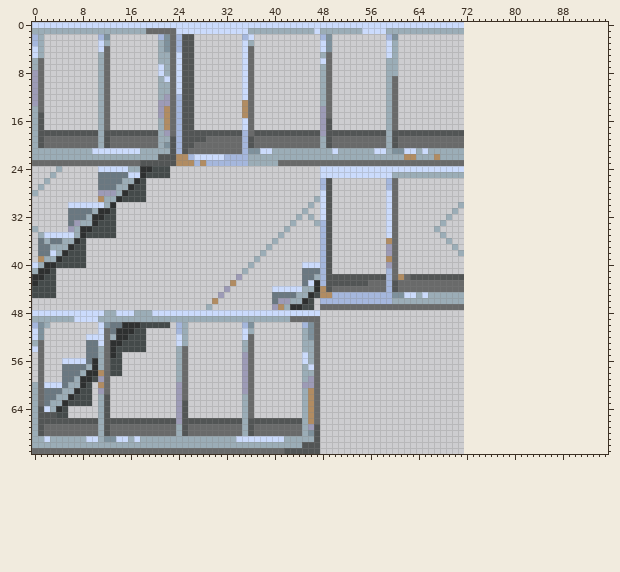
Two states of a sprite sheet, Assets/ObjectSprites/tilemaps/stairs.png. The picture above was drawn from the file before the commit.
The file is 72x72 pixels. The old version is drawn lined up with the new one, on the new canvas.
After:
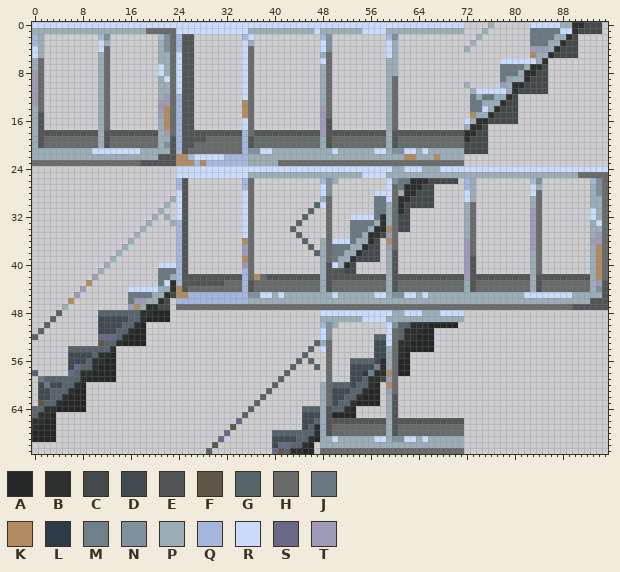
Palette (. is transparent): A #252727  B #2e3030  C #444a4a  D #414a50  E #525555  F #605649  G #57646c  H #696a6a  J #6a7881  K #b18c62  L #2b3c47  M #6f808a  N #7e919c  P #9badb7  Q #a5b7dd  R #cbdbfc  S #6b6988  T #9d9bb7
Diff:
canvas 72x72 -> 96x72
Changed rows in their new state; - is an unchanged pixel.
first column x 0:
 0 ----------------------------------------------------------------------------P------RRRRRPPBBCCC-
 1 ---------------------------------------------------------------------------P-------JJJJJRRBCCCC-
 2 --------------------------------------------------------------------------P--------JJJJPPBC-----
 3 -------------------------------------------------------------------------P---------JJJPPBCC-----
 4 ------------------------------------------------------------------------P----------TTTPBCCC-----
 5 -----------------------------------------------------------------------------------KPPBCCCC-----
 6 ------------------------------------------------------------------------------RRRRRRPB----------
 7 ------------------------------------------------------------------------------JJJJPBBC----------
 8 ------------------------------------------------------------------------------JJJPBBCC----------
 9 ------------------------------------------------------------------------------JTPPBCCC----------
10 ------------------------------------------------------------------------P-----TPBBCCCC----------
11 -------------------------------------------------------------------------PRRRRRPBCCCCC----------
12 -------------------------------------------------------------------------JPJJPPBC---------------
13 -------------------------------------------------------------------------JJPPPBCC---------------
14 -------------------------------------------------------------------------JJRPBCCC---------------
15 -------------------------------------------------------------------------KPPBCCCC---------------
16 ------------------------------------------------------------------------RPBBCCCCC---------------
17 ------------------------------------------------------------------------PBBC--------------------
18 ------------------------------------------------------------------------BBCC--------------------
19 ------------------------------------------------------------------------BCCC--------------------
20 ------------------------------------------------------------------------CCCC--------------------
21 ------------------------------------------------------------------------CCCC--------------------
24 ----.------............-RRRRRRRRRRRRRRRRRRRRRRRR------------PP---PPP----RRRRRRRRRRRRRRRRRRRRRRRR
25 ---.-------............-RRRRRRRRRRRRPPPPPPPPPPPPPPPPPPP----P------------PPPPPPPPPPPPPPPPPPPHHHHH
26 --.--------........-----QE---------QH------------NP--------RNJJBBBCCCCC-QP---------QN--------QNH
27 -.---------........-----QE---------QH-----------RN---------R-JBBBCC-----QP---------RP--------PNH
28 .----------........-----RE---------RH------------N-------RR--PBBCCC-----RP---------RH--------PNH
29 -----------........----PRE---------RH----------.PH-------JJ--BBCCCC-----RP---------PH--------PPH
30 ------........--------P-RE---------RH---------.G-H-------JJP-BCCCCC----.PH---------PH--------PPH
31 ------........-------P--RE---------RH--------.G-.H-------JJP-BC-------.-PH---------TH--------RPH
32 ------........------P-P-RE---------RH-------.G.-.H---RRRRJBP-CC------.--PH---------TH--------RPH
33 ------........-----P---PQE---------RH------.G--..H---JJJJPBP-CC-----.---PH---------TH--------PRH
34 .-----........----P-----QE---------RH-----.G----.H---JJJPBBK-CC----.----PH---------TH--------PPH
35 -.............---P------QE---------RH----.--G---.H---JJPBBCT--------.---PH---------TH--------PTH
36 -........-------P-------QE---------KH---.----G--PHRRRJPPBC-----------.--TH---------TH--------TTH
37 -........------P--------QE---------TH--.------G-PHJJJPPBCC------------.-TH---------TH--------PKH
38 -........-----P---------QE---------TH-.--------GPHJJPPBCCC-PE----------.TH---------PH--------PKH
39 -........----P----------QE---------KH.----------PHJPPBCCCC-PE-----------TE---------PH--------PKH
40 .........---P--------RRRQE---------TH--------...P-RPBC-----PE-----------TE---------PH--------PKH
41 ....-------P---------JJJQE---------QH--------...P-EECC-----PE-----------TE---------PH--------PKH
42 ....------T----------JJPQEEEEEEEEEEQHKHEEEEEEEEEP----------PEEE---------TEEEEEEEEEEPEEEEEEEEEPKH
43 ....-----K-----------JRBQEEEEEEEHHHQEHHHHHHHHHHHP-HHHHHH---P------------PEHHHHHHHHHPEHHHHHHHHPTE
44 ....----T-------RRRRRPPBKEHHHHHHHHHQEHHHHHHHHHHHP----------P------------PEHHHHHHHHHPEHHHHHHHHPNE
45 ....---T--------JJJJPPBCKKQQQQQQQQQQNNRRPRPP--PPPPRPPPPPPRRP------------PPPPPPPPPPRRRRRRRRPPPPPE
46 ------K---------JTTPPBC-QQQQQQQQQQQQPPPPPPP--PPPPPPPPPPPPPPP------------PPPPPPPPPPPPPPPPPPPPPEEE
47 -----P----------TKPBBCC-HHHHHHHHHHHHHHHHHHHHHHHH------------------------HHHHHHHHHHHHHHHHHHEEEEEE
48 ....G......GGGGGGGBBAAA.........................RRRRRRRRRRRRPPRRRPPPRRRR------------------------
49 ...G.......DDDDDGGBAAAA.........................PPPPPPPRRRRPPPPPPPPPPPPP------------------------
50 ..G--------DDDDGG-A....-..---------..--------...QNP--------RNGGBBBAAAAA-------------------------
51 .G---------DDDGG-AA-----..---------..--------...RN---------RHGBBBAA-----------------------------
52 G.-------..SSSG-AAA-----..---------..--------...RN-------GGRHGBBAAA-----------------------------
53 ..-------..FGG-AAAA-----..---------..--------..GPH-------DDRHBBAAAA-----------------------------
54 ..----GGGGGGG-.....-----..---------..--------.G.RH-------DDPHBAAAAA-----------------------------
55 -.----DDDDGBBA.---------..---------..--------G..-H-------DDPHBA---------------------------------
56 -.---.DDDG-BAA.---------..---------..-------G.G.-H---GGGGDBPHAA---------------------------------
57 -.---.DSGG-AAA.---------..---------..------G-..G-H---DDDDMBPHAA---------------------------------
58 G.---.SGB-AAAA.---------..---------..-----G--...-H---DDLMBBKHAA---------------------------------
59 -JGGGGGG-AAAAA----------..---------..----G---...-H---DDGBBCTH-----------------------------------
60 .DJDDGGBA.-..-----------..---------..---G----...PHGGGDGGBA-KH-----------------------------------
61 .DDGGGBAA.-..-----------..---------..--G-----...PHDDDGGBAA-TH-----------------------------------
62 .DDGGBAAA.-..-----------..---------..-G------...PHDDGGBAAA-PE-----------------------------------
63 .FGGBAAAA.-..-----------..---------..G-------...PHDGGBAAAA-PE-----------------------------------
64 GGBBAAAAA--..-----------..---------.G--------GGGPEGGBA-----PE-----------------------------------
65 GBBA..-----..-----------..---------G.--------DDDPEAAAA-----PE-----------------------------------
66 BBAA..............................S..........DDGPEEEEEEEEEEPEEEEEEEEEEEE------------------------
67 BAAA.............................F...........DGBPEHHHHHHHHHPEHHHHHHHHHHH------------------------
68 AAAA............................S.......GGGGGGGBPEHHHHHHHHHPEHHHHHHHHHHH------------------------
69 AAAA...........................S........DDDDGGBAPPRPPPPPPRRPNNRRPRPPPPPP------------------------
70 ..............................F.........DSSGGBA.PPPPPPPPPPPPPPPPPPPPPPPP------------------------
71 .............................G..........SFGBBAA.HHHHHHHHHHHHHHHHHHHHHHHH------------------------
Pixel boxes of the changes (left, top, right, bottom) in both pictures:
changed: (32, 22, 608, 454)
